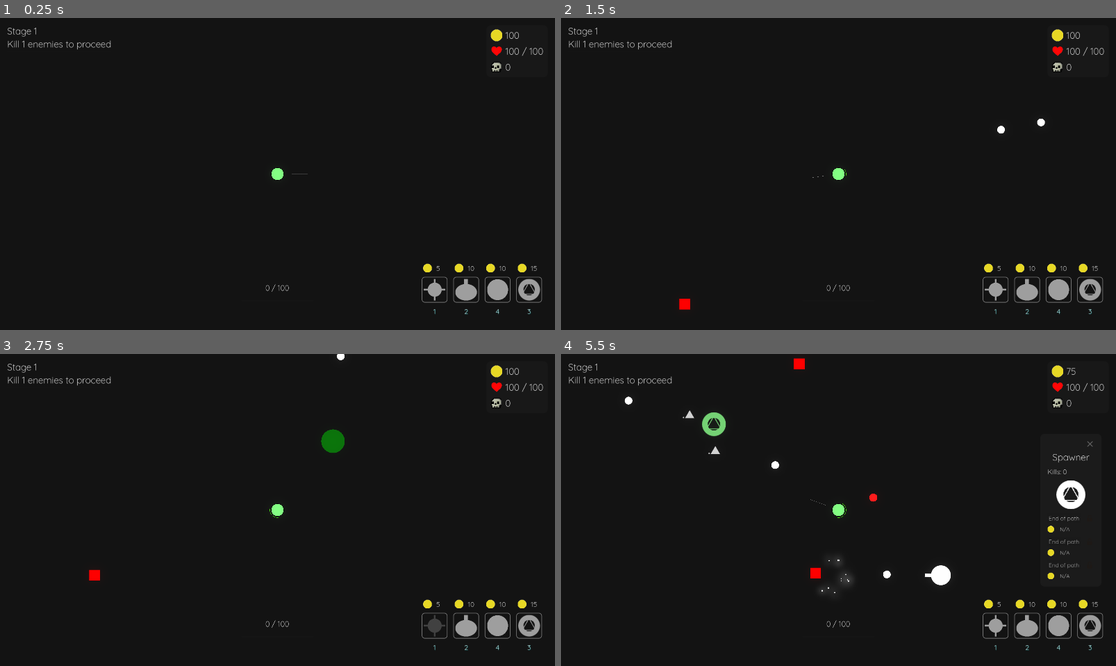
Above: before the commit, frames 1-4 (two rows, left to right).
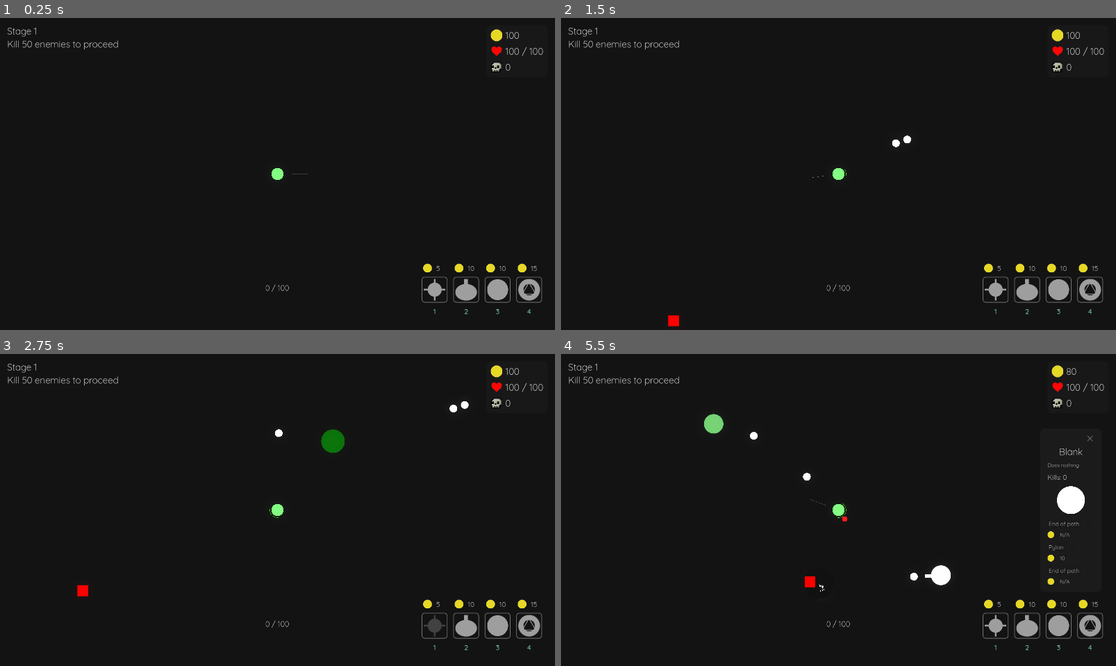
Above: after the commit, the same moments.

Repository: aiden10/towertide
Game: Godot game, scene res://Arena/arena.tscn
The game is run twice, just before and just after one commit, with the same random seed, the same clock (stepped at 60 frames per second) and the same inputs.
Inputs (mouse positions are in pixels of both pictures, inside the frame that each line leads up to):
- Up to frame 1 (0.25 s): no input
- Up to frame 2 (1.5 s): tap Enter at 0.5 s; move the mouse to (960, 158) at 0.52 s; press the mouse at (960, 158) at 0.53 s; hold D (right) 0.53-1.28 s; move the mouse to (727, 189) at 1.27 s; release the mouse at (727, 189) at 1.28 s; hold S (down) from 1.28 s (still down); click (727, 189) at 1.35 s
- Up to frame 3 (2.75 s): move the mouse to (333, 441) at 2.02 s; release S (down) at 2.03 s; press the mouse at (333, 441) at 2.03 s; hold D (right) from 2.03 s (still down); tap 1 (place_tower1) at 2.1 s
- Up to frame 4 (5.5 s): move the mouse to (810, 572) at 2.77 s; release D (right) at 2.78 s; release the mouse at (810, 572) at 2.78 s; hold W (up) 2.78-3.53 s; tap 2 (place_tower2) at 2.85 s; click (810, 572) at 3.05 s; move the mouse to (810, 609) at 3.52 s; press the mouse at (810, 609) at 3.53 s; hold A (left) 3.53-5.03 s; tap 4 (place_tower3, bound only after the commit) at 3.6 s; move the mouse to (672, 463) at 4.27 s; release the mouse at (672, 463) at 4.28 s; tap 3 (place_tower3, bound only before the commit) at 4.35 s; click (672, 463) at 4.55 s; move the mouse to (710, 463) at 5.02 s; press the mouse at (710, 463) at 5.03 s; hold S (down) from 5.03 s (still down)

The runs differ from the first frame. In frame 1, 0.2% of the frame differs, in the area x 4-96%, y 7-95%; in frame 2, 0.5%; in frame 3, 0.5%; in frame 4, 1.8%, in the area x 4-96%, y 1-95%.

Commit message:
updated enemy spawn system and added tower descriptions to upgrade page

Diff:
--- a/Arena/arena.gd
+++ b/Arena/arena.gd
@@ -5,11 +5,8 @@
 ## Every x seconds after clearing the stage, an extra enemy will spawn each time
 @export var extra_spawn_time_scale: float = 30
 
-var spawn_radius: int = 800
-var minimum_spawn_distance: int = 500
 var minimum_door_spawn_distance: int = 100
 var door_spawn_radius: int = 250
-var min_spawn_time: float = 0.1
 var door_spawned = false
 var spawn_cooldown = 0
 var timer = 0
@@ -40,41 +37,42 @@
 	if timer <= 0:
 		for i in range(GameState.enemies_spawning):
 			spawn_enemy()
-		spawn_cooldown = max(min_spawn_time, randf_range(3, 5) - GameState.stage / 10)
+		spawn_cooldown = max(Enemies.MIN_SPAWN_TIME, randf_range(5, 10) - (GameState.stage / 2) - (GameState.enemies_spawning / 1.25))
 		timer = spawn_cooldown
 
 	timer -= delta
 
-func spawn_enemy() -> void:
+func spawn_enemy(specific_enemy_scene: PackedScene = null) -> void:
 	var enemy_scenes = []
-	if GameState.stage >= 2:
-		enemy_scenes.append_array(Scenes.stage_two_enemy_scenes)
-	if GameState.stage >= 1:
-		enemy_scenes.append_array(Scenes.stage_one_enemy_scenes)
+	var enemy_scene
+	if not specific_enemy_scene:
+		if GameState.stage >= 2:
+			enemy_scenes.append_array(Scenes.stage_two_enemy_scenes)
+		if GameState.stage >= 1:
+			enemy_scenes.append_array(Scenes.stage_one_enemy_scenes)
 
-	if enemy_scenes.is_empty():
-		return
+		enemy_scene = enemy_scenes.pick_random()
 
-	var enemy_scene = enemy_scenes.pick_random()
+		if enemy_scene == Scenes.weak_rusher_scene:
+			var weak_rusher_spawn_amount = randi_range(Enemies.WEAK_RUSHER_MIN_SPAWN_AMOUNT, Enemies.WEAK_RUSHER_MAX_SPAWN_AMOUNT) + GameState.stage
+			for i in range(weak_rusher_spawn_amount):
+				spawn_enemy(Scenes.weak_rusher_scene)
+	else:
+		enemy_scene = specific_enemy_scene
 
-	if enemy_scene == Scenes.weak_rusher_scene:
-		spawn_enemy()
-		return
-
-	var enemy = enemy_scene.instantiate()
+	var enemy: Enemy = enemy_scene.instantiate()
 
 	if enemy.enemy_name in Enemies.ENEMY_LIMITS:
 		var current_count = GameState.enemy_counts.get(enemy.enemy_name, 0)
-		if current_count >= Enemies.ENEMY_LIMITS[enemy.enemy_name]:
-			spawn_enemy()
+		if current_count >= (Enemies.ENEMY_LIMITS[enemy.enemy_name] + GameState.stage + GameState.enemies_spawning):
 			return
 
 	GameState.enemy_counts[enemy.enemy_name] = GameState.enemy_counts.get(enemy.enemy_name, 0) + 1
 
 	var enemy_position = Utils.get_random_position_in_radius(
 		player.position,
-		spawn_radius,
-		minimum_spawn_distance
+		enemy.spawn_radius,
+		enemy.min_spawn_dist
 	)
 	enemy.position = enemy_position
 	add_child(enemy)
--- a/Overlay/upgrade_menu/UpgradeMenu.tscn
+++ b/Overlay/upgrade_menu/UpgradeMenu.tscn
@@ -53,6 +53,12 @@
 theme_override_font_sizes/font_size = 32
 text = "Cross Tower"
 horizontal_alignment = 1
+
+[node name="TowerDescription" type="Label" parent="PanelContainer/VBoxContainer"]
+layout_mode = 2
+theme_override_font_sizes/font_size = 18
+text = "Description here"
+autowrap_mode = 3
 
 [node name="Kills" type="Label" parent="PanelContainer/VBoxContainer"]
 layout_mode = 2
--- a/Overlay/upgrade_menu/upgrade_menu.gd
+++ b/Overlay/upgrade_menu/upgrade_menu.gd
@@ -4,6 +4,7 @@
 @onready var tower_name: Label = $PanelContainer/VBoxContainer/TowerName
 @onready var kills_label: Label = $PanelContainer/VBoxContainer/Kills
 @onready var tower_image: TextureRect = $PanelContainer/VBoxContainer/TowerImage
+@onready var tower_description: Label = $PanelContainer/VBoxContainer/TowerDescription
 @onready var close_button: TextureButton = $PanelContainer/VBoxContainer/CloseButton
 @onready var upgrade1_button: Button = $PanelContainer/VBoxContainer/Upgrade1/NextTowerContainer/Upgrade1Button
 @onready var upgrade1_image: TextureRect = $PanelContainer/VBoxContainer/Upgrade1/NextTowerContainer/Upgrade1Image
@@ -78,6 +79,7 @@
 	self.visible = true
 	tower = GameState.selected_tower
 	tower_name.text = tower.tower_name
+	tower_description.text = tower.description
 	tower_image.texture = tower.image
 	tower.killed_enemy.connect(func(): kills_label.text = "Kills: " + str(tower.kills))
 	kills_label.text = "Kills: " + str(tower.kills)
--- a/autoloads/constants/enemies.gd
+++ b/autoloads/constants/enemies.gd
@@ -1,40 +1,54 @@
 extends Node
+
+const MIN_SPAWN_TIME = 1
 
 const BASIC_SHOOTER_HEALTH = 30
 const BASIC_SHOOTER_DAMAGE = 10
 const BASIC_SHOOTER_SPEED = 100
 const BASIC_SHOOTER_PROJECTILE_SPEED = 300
 const BASIC_SHOOTER_FIRERATE_COOLDOWN = 1.5
+const BASIC_SHOOTER_BULLET_SCALE = 0.65
 const BASIC_SHOOTER_MIN_DISTANCE_THRESHOLD = 200
 const BASIC_SHOOTER_MAX_DISTANCE_THRESHOLD = 500
 const BASIC_SHOOTER_ENEMY_NAME = "Basic Shooter"
 const BASIC_SHOOTER_GOLD_DROP_RANGE = 15
 const BASIC_SHOOTER_XP_DROP_RANGE = 50
+const BASIC_SHOOTER_GOLD_DROP_CHANCE = 0.5
 const BASIC_SHOOTER_GOLD_DROP_COUNT = 1
 const BASIC_SHOOTER_XP_DROP_COUNT = 5
+const BASIC_SHOOTER_MIN_SPAWN_DIST = 650
+const BASIC_SHOOTER_SPAWN_RADIUS = 850
+
+const WEAK_RUSHER_HEALTH = 10
+const WEAK_RUSHER_DAMAGE = 5
+const WEAK_RUSHER_MIN_SPEED = 75
+const WEAK_RUSHER_MAX_SPEED = 100
+const WEAK_RUSHER_ENEMY_NAME = "Weak Rusher"
+const WEAK_RUSHER_GOLD_DROP_RANGE = 25
+const WEAK_RUSHER_XP_DROP_RANGE = 25
+const WEAK_RUSHER_GOLD_DROP_COUNT = 1
+const WEAK_RUSHER_XP_DROP_COUNT = 2
+const WEAK_RUSHER_GOLD_DROP_CHANCE = 0.2
+const WEAK_RUSHER_MIN_SPAWN_AMOUNT = 1
+const WEAK_RUSHER_MAX_SPAWN_AMOUNT = 2
+const WEAK_RUSHER_MIN_SPAWN_DIST = 750
+const WEAK_RUSHER_SPAWN_RADIUS = 1000
 
 const SNIPER_HEALTH = 50
 const SNIPER_DAMAGE = 25
 const SNIPER_SPEED = 150
 const SNIPER_PROJECTILE_SPEED = 800
 const SNIPER_FIRERATE_COOLDOWN = 3
+const SNIPER_BULLET_SIZE = 0.8
 const SNIPER_ENEMY_NAME = "Sniper"
 const SNIPER_MIN_DISTANCE_THRESHOLD = 500
 const SNIPER_MAX_DISTANCE_THRESHOLD = 800
 const SNIPER_GOLD_DROP_RANGE = 30
 const SNIPER_XP_DROP_RANGE = 50
-const SNIPER_GOLD_DROP_COUNT = 3
+const SNIPER_GOLD_DROP_COUNT = 1
 const SNIPER_XP_DROP_COUNT = 8
-
-const WEAK_RUSHER_HEALTH = 10
-const WEAK_RUSHER_DAMAGE = 5
-const WEAK_RUSHER_MIN_SPEED = 225
-const WEAK_RUSHER_MAX_SPEED = 275
-const WEAK_RUSHER_ENEMY_NAME = "Weak Rusher"
-const WEAK_RUSHER_GOLD_DROP_RANGE = 25
-const WEAK_RUSHER_XP_DROP_RANGE = 25
-const WEAK_RUSHER_GOLD_DROP_COUNT = 0
-const WEAK_RUSHER_XP_DROP_COUNT = 2
+const SNIPER_MIN_SPAWN_DIST = 1000
+const SNIPER_SPAWN_RADIUS = 1500
 
 const TANKY_ENEMY_NAME = "Tanky"
 const TANKY_SPEED = 50
@@ -42,12 +56,14 @@
 const TANKY_HEALTH = 125
 const TANKY_GOLD_DROP_RANGE = 30
 const TANKY_XP_DROP_RANGE = 50
-const TANKY_GOLD_DROP_COUNT = 3
+const TANKY_GOLD_DROP_COUNT = 1
 const TANKY_XP_DROP_COUNT = 8
+const TANKY_MIN_SPAWN_DIST = 850
+const TANKY_SPAWN_RADIUS = 1250
 
-const SNIPER_LIMIT: int = 5
-const TANKY_LIMIT: int = 8
-const BASIC_SHOOTER_LIMIT: int = 15
+const SNIPER_LIMIT: int = 2
+const TANKY_LIMIT: int = 2
+const BASIC_SHOOTER_LIMIT: int = 5
 
 const ENEMY_LIMITS = {
 	TANKY_ENEMY_NAME: TANKY_LIMIT,
--- a/autoloads/constants/game_constants.gd
+++ b/autoloads/constants/game_constants.gd
@@ -1,7 +1,7 @@
 extends Node
 
 const DEFAULT_STAGE: int = 1
-const DEFAULT_CLEAR_CONDITION: int = 1
+const DEFAULT_CLEAR_CONDITION: int = 50
 const DEFAULT_DOOR_POSITION: Vector2 = Vector2.ZERO
 const DEFAULT_PLAYER_POSITION: Vector2 = Vector2.ZERO
 const DEFAULT_XP_COUNT: int = 0
--- a/autoloads/constants/player_constants.gd
+++ b/autoloads/constants/player_constants.gd
@@ -9,7 +9,7 @@
 const DEFAULT_HEALTH: int = 100
 const DEFAULT_MAX_HEALTH: int = 100
 const DEFAULT_FIRERATE: float = 0.75
-const DEFAULT_PROJECTILE_SPEED: int = 1000
+const DEFAULT_PROJECTILE_SPEED: int = 500
 const DEFAULT_KNOCKBACK: float = 100
 const DEFAULT_PIERCE: int = 1
 const DEFAULT_BULLET_SIZE: float = 0.01
--- a/autoloads/constants/towers.gd
+++ b/autoloads/constants/towers.gd
@@ -2,6 +2,7 @@
 
 const CROSS_COST: int = 5
 const CROSS_NAME: String = "Cross"
+const CROSS_DESCRIPTION: String = "Shoots bullets alternating between a cross and x pattern"
 const CROSS_COOLDOWN: float = 2.5
 const CROSS_SPEED_PERCENTAGE: float = 0.5
 const CROSS_DAMAGE_PERCENTAGE: float = 0.5
@@ -10,6 +11,7 @@
 
 const SENTRY_COST: int = 10
 const SENTRY_NAME: String = "Sentry"
+const SENTRY_DESCRIPTION: String = "Automatically tracks and shoots enemies"
 const SENTRY_COOLDOWN: float = 1.25
 const SENTRY_SPEED_PERCENTAGE: float = 0.8
 const SENTRY_DAMAGE_PERCENTAGE: float = 0.4
@@ -19,6 +21,7 @@
 const SPAWNER_COST: int = 15
 const SPAWNER_SPAWN_AMOUNT: int = 2
 const SPAWNER_NAME: String = "Spawner"
+const SPAWNER_DESCRIPTION: String = "Automatically spawns minions"
 const SPAWNER_COOLDOWN: float = 2.5
 const SPAWNER_SPEED_PERCENTAGE: float = 0.5
 const SPAWNER_DAMAGE_PERCENTAGE: float = 0.15
@@ -29,13 +32,15 @@
 const BLANK_SCENE_PATH: String = "res://towers/blank/BlankTower.tscn"
 const BLANK_COST: int = 10
 const BLANK_NAME: String = "Blank"
+const BLANK_DESCRIPTION: String = "Does nothing"
 var BLANK_IMAGE: Texture = load("res://sprites/player/white.png")
 
+const PYLON_NAME: String = "Pylon"
+const PYLON_DESCRIPTION: String = "Creates an electric fence between pylons"
 const PYLON_SCENE_PATH: String = "res://towers/blank/pylon/PylonTower.tscn"
 const PYLON_COST: int = 10
 const PYLON_COOLDOWN: float = 0.25
 const PYLON_DAMAGE: float = 0.1
-const PYLON_NAME: String = "Pylon"
 var PYLON_IMAGE: Texture = load("res://sprites/player/white.png")
 
 var charger_minion_scene: PackedScene = load("res://towers/spawner/minions/ChargerMinion.tscn")
--- a/enemies/stage1/basic_enemy.gd
+++ b/enemies/stage1/basic_enemy.gd
@@ -10,5 +10,9 @@
 	enemy_name = Enemies.BASIC_SHOOTER_ENEMY_NAME
 	gold_drop_range = Enemies.BASIC_SHOOTER_GOLD_DROP_RANGE
 	xp_drop_range = Enemies.BASIC_SHOOTER_XP_DROP_RANGE
+	gold_drop_chance = Enemies.BASIC_SHOOTER_GOLD_DROP_CHANCE
 	gold_drop_count = Enemies.BASIC_SHOOTER_GOLD_DROP_COUNT
 	xp_drop_count = Enemies.BASIC_SHOOTER_XP_DROP_COUNT
+	bullet_scale = Enemies.BASIC_SHOOTER_BULLET_SCALE
+	min_spawn_dist = Enemies.BASIC_SHOOTER_MIN_SPAWN_DIST
+	spawn_radius = Enemies.BASIC_SHOOTER_SPAWN_RADIUS
--- a/enemies/stage1/weak_rusher.gd
+++ b/enemies/stage1/weak_rusher.gd
@@ -10,7 +10,10 @@
 	gold_drop_range = Enemies.WEAK_RUSHER_GOLD_DROP_RANGE
 	xp_drop_range = Enemies.WEAK_RUSHER_XP_DROP_RANGE
 	gold_drop_count = Enemies.WEAK_RUSHER_GOLD_DROP_COUNT
+	gold_drop_chance = Enemies.WEAK_RUSHER_GOLD_DROP_CHANCE
 	xp_drop_count = Enemies.WEAK_RUSHER_XP_DROP_COUNT
+	min_spawn_dist = Enemies.WEAK_RUSHER_MIN_SPAWN_DIST
+	spawn_radius = Enemies.WEAK_RUSHER_SPAWN_RADIUS
 
 func _ready() -> void:
 	hurtbox.area_entered.connect(_on_area_entered)
--- a/enemies/stage2/sniper_enemy.gd
+++ b/enemies/stage2/sniper_enemy.gd
@@ -17,6 +17,10 @@
 	xp_drop_range = Enemies.SNIPER_XP_DROP_RANGE
 	gold_drop_count = Enemies.SNIPER_GOLD_DROP_COUNT
 	xp_drop_count = Enemies.SNIPER_XP_DROP_COUNT
+	bullet_scale = Enemies.SNIPER_BULLET_SIZE
+	spawn_radius = Enemies.SNIPER_SPAWN_RADIUS
+	min_spawn_dist = Enemies.SNIPER_MIN_SPAWN_DIST
+
 
 func _ready() -> void:
 	state_machine.state_changed.connect(func(state_name): current_state = state_name)
--- a/enemies/stage2/tanky_enemy.gd
+++ b/enemies/stage2/tanky_enemy.gd
@@ -13,6 +13,8 @@
 	xp_drop_range = Enemies.TANKY_XP_DROP_RANGE
 	gold_drop_count = Enemies.TANKY_GOLD_DROP_COUNT
 	xp_drop_count = Enemies.TANKY_XP_DROP_COUNT
+	min_spawn_dist = Enemies.TANKY_MIN_SPAWN_DIST
+	spawn_radius = Enemies.TANKY_SPAWN_RADIUS
 
 func _ready() -> void:
 	hitbox1.area_entered.connect(_on_area_entered)
--- a/entities/enemy/enemy.gd
+++ b/entities/enemy/enemy.gd
@@ -8,6 +8,10 @@
 var drop_count: int
 var died: bool = false
 var enemy_name: String
+var bullet_scale: float = 1.0
+var gold_drop_chance: float = 1.0
+var min_spawn_dist: float
+var spawn_radius: float
 
 func reset_modulation() -> void:
 	$Sprite.modulate = Color8(255, 255, 255, 255)
@@ -33,6 +37,8 @@
 func on_death() -> void:
 	Utils.spawn_hit_effect(Color(255, 0, 0, 50), position, damage)
 	for i in range(gold_drop_count):
+		if randf() > gold_drop_chance:
+			continue
 		if GameState.gold_count < GameState.FLOOR_MAX_GOLD:
 			GameState.gold_count += 1
 			var drop_position = Utils.get_random_position_in_radius(position, gold_drop_range)
--- a/entities/enemy/enemy_states/attack_state.gd
+++ b/entities/enemy/enemy_states/attack_state.gd
@@ -27,6 +27,6 @@
 		EventBus.enemy_shot.emit()
 		var bullet = Scenes.enemy_projectile_scene.instantiate()
 		bullet.position = enemy.position
-		bullet.start(player_position, enemy.projectile_speed, enemy.damage, get_parent())
+		bullet.start(player_position, enemy.projectile_speed, enemy.damage, get_parent(), enemy.bullet_scale)
 		can_shoot = false
 		EventBus.arena_spawn.emit(bullet)
--- a/project.godot
+++ b/project.godot
@@ -89,7 +89,7 @@
 }
 place_tower3={
 "deadzone": 0.5,
-"events": [Object(InputEventKey,"resource_local_to_scene":fa …(141 unchanged characters)… ":false,"keycode":0,"physical_keycode":51,"key_label":0,"unicode":51,"location":0,"echo":false,"script":null)
+"events": [Object(InputEventKey,"resource_local_to_scene":fa …(141 unchanged characters)… ":false,"keycode":0,"physical_keycode":52,"key_label":0,"unicode":52,"location":0,"echo":false,"script":null)
 ]
 }
 pause={
@@ -99,7 +99,7 @@
 }
 place_tower4={
 "deadzone": 0.5,
-"events": [Object(InputEventKey,"resource_local_to_scene":fa …(141 unchanged characters)… ":false,"keycode":0,"physical_keycode":52,"key_label":0,"unicode":52,"location":0,"echo":false,"script":null)
+"events": [Object(InputEventKey,"resource_local_to_scene":fa …(141 unchanged characters)… ":false,"keycode":0,"physical_keycode":51,"key_label":0,"unicode":51,"location":0,"echo":false,"script":null)
 ]
 }
 cancel={
--- a/projectiles/projectile.gd
+++ b/projectiles/projectile.gd
@@ -9,6 +9,7 @@
 var lifetime: float = 4.0
 var pierce: int = 0
 var is_offscreen: bool = false
+var projectile_scale: float = 1.0
 
 @onready var hitbox: CollisionShape2D = $Hitbox
 @onready var sprite: Sprite2D = $Sprite2D
@@ -18,9 +19,10 @@
 	area_entered.connect(_on_area_entered)
 	scale_size(damage)
 
-func start(mouse_position: Vector2, projectile_speed: int, bullet_damage: int, origin: Node) -> void:
+func start(mouse_position: Vector2, projectile_speed: int, bullet_damage: int, origin: Node, bullet_scale: float = 1.0) -> void:
 	speed = projectile_speed
 	damage = bullet_damage
+	projectile_scale = bullet_scale
 
 	shooter_id = origin.get_instance_id()
 	shooter_groups = origin.get_groups()
@@ -51,7 +53,7 @@
 		extra_scale = PlayerState.bullet_size
 	elif "Enemies" in shooter_groups:
 		extra_scale = -0.5
-
+	scale *= projectile_scale
 	scale *= max(1, log(bullet_damage / 5) + extra_scale)
 
 func _physics_process(delta: float) -> void:
--- a/save/save.json
+++ b/save/save.json
@@ -1 +1 @@
-{"bullet_size":0.01,"clear_condition":1,"damage":10,"door_position":{"x":3.78716588020325,"y":193.26252746582},"enemies_killed":5,"enemies_killed_this_stage":5,"enemies_spawning":1,"firerate":0.75,"gold":102,"health":95,"item_counts":{},"knockback":100,"level":1,"level_cleared":true,"level_up_condition":100,"levels_available":0,"max_health":100,"pierce":1,"player_position":{"x":-360.251129150391,"y":-401.881042480469},"projectile_speed":1000,"regen":3,"regen_cooldown":15,"speed":300,"stage":1,"towers":[],"xp":8}
+{"bullet_size":0.01,"clear_condition":50,"damage":15,"door_position":{"x":0,"y":0},"enemies_killed":46,"enemies_killed_this_stage":46,"enemies_spawning":1,"firerate":0.75,"gold":15,"health":100,"item_counts":{},"knockback":100,"level":2,"level_cleared":false,"level_up_condition":145,"levels_available":0,"max_health":100,"pierce":1,"player_position":{"x":655.033813476563,"y":734.88720703125},"projectile_speed":500,"regen":3,"regen_cooldown":12,"speed":300,"stage":1,"towers":[],"xp":34}
--- a/towers/blank/blank_tower.gd
+++ b/towers/blank/blank_tower.gd
@@ -2,6 +2,7 @@
 
 func _ready() -> void:
 	tower_name = Towers.BLANK_NAME
+	description = Towers.BLANK_DESCRIPTION
 	cost = Towers.BLANK_COST
 	image = Towers.BLANK_IMAGE
 	scene_path = Towers.BLANK_SCENE_PATH
--- a/towers/blank/pylon/pylon_tower.gd
+++ b/towers/blank/pylon/pylon_tower.gd
@@ -3,6 +3,7 @@
 func _init() -> void:
 	super()
 	tower_name = Towers.PYLON_NAME
+	description = Towers.PYLON_DESCRIPTION
 	cost = Towers.PYLON_COST
 	cooldown = Towers.PYLON_COOLDOWN
 	shot_timer = cooldown
--- a/towers/cross/cross_tower.gd
+++ b/towers/cross/cross_tower.gd
@@ -8,6 +8,7 @@
 func _init() -> void:
 	super()
 	tower_name = Towers.CROSS_NAME
+	description = Towers.CROSS_DESCRIPTION
 	cost = Towers.CROSS_COST
 	cooldown = Towers.CROSS_COOLDOWN
 	shot_timer = cooldown
--- a/towers/sentry/sentry_tower.gd
+++ b/towers/sentry/sentry_tower.gd
@@ -6,6 +6,7 @@
 func _init() -> void:
 	super()
 	tower_name = Towers.SENTRY_NAME
+	description = Towers.SENTRY_DESCRIPTION
 	cost = Towers.SENTRY_COST
 	cooldown = Towers.SENTRY_COOLDOWN
 	shot_timer = cooldown
--- a/towers/spawner/spawner_tower.gd
+++ b/towers/spawner/spawner_tower.gd
@@ -5,6 +5,7 @@
 func _init() -> void:
 	super()
 	tower_name = Towers.SPAWNER_NAME
+	description = Towers.SPAWNER_DESCRIPTION
 	cost = Towers.SPAWNER_COST
 	image = Towers.SPAWNER_IMAGE
 	minion_scene = Towers.charger_minion_scene
--- a/towers/tower.gd
+++ b/towers/tower.gd
@@ -2,9 +2,10 @@
 
 class_name Tower
 
+var tower_name: String
+var description: String
+var cost: int
 var cooldown: float
-var tower_name: String
-var cost: int
 var shot_timer: float
 var kills: int
 var image: Texture
